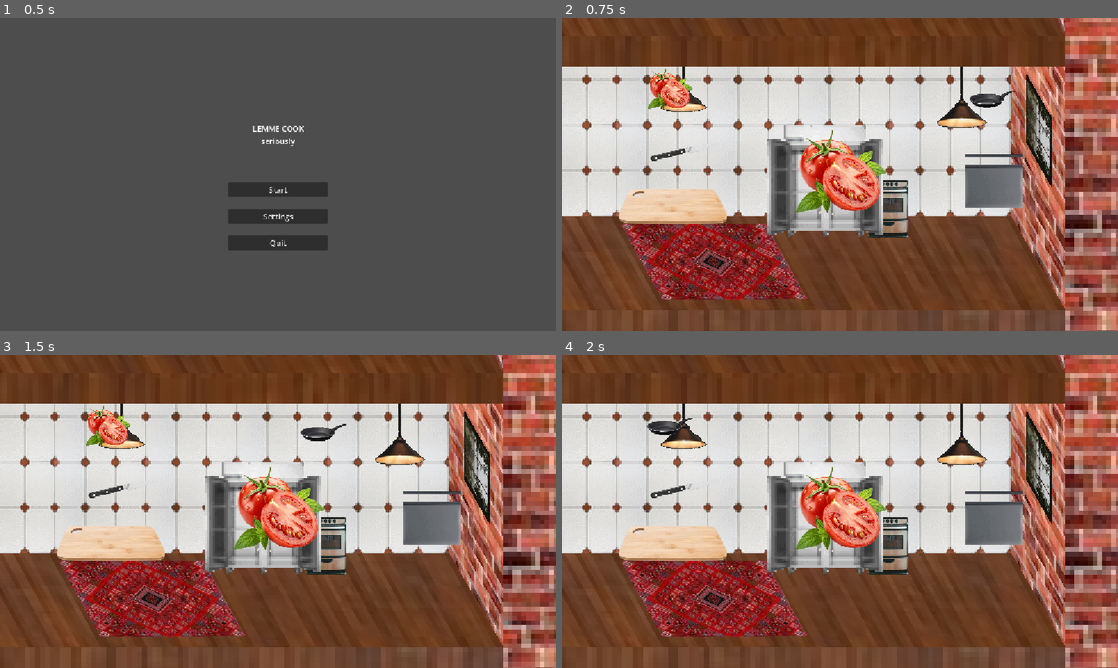
Above: before the commit, frames 1-4 (two rows, left to right).
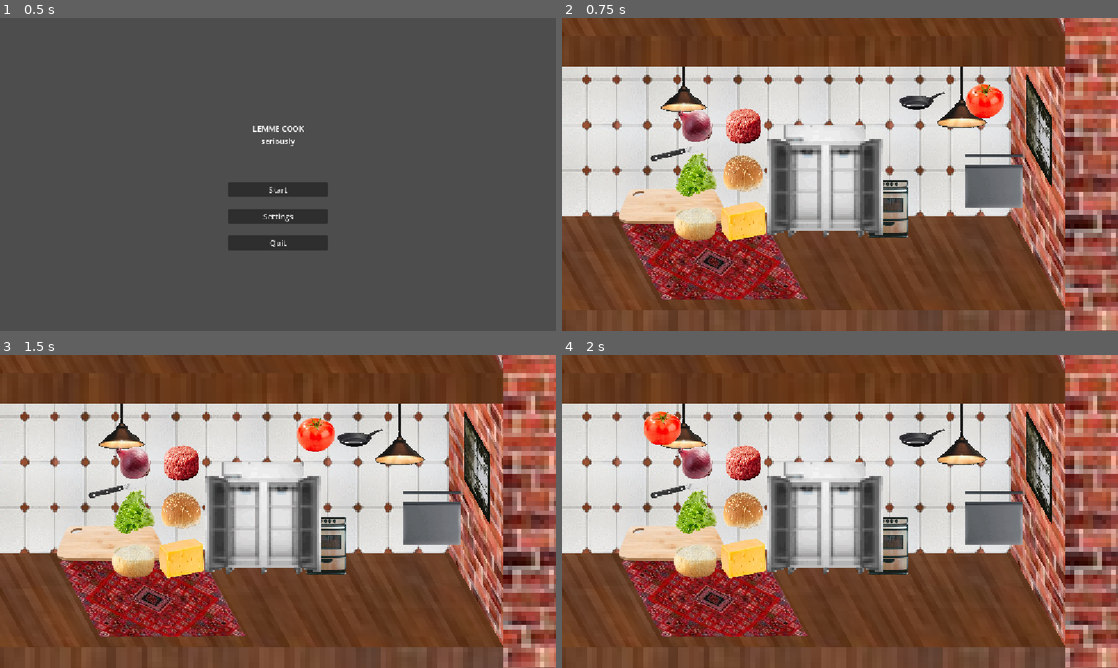
Above: after the commit, the same moments.

Repository: GrossKahn/lemme-cook
Game: Godot game, scene res://scenes/ui/menu.tscn
Two runs of this game, one before a commit and one after it. Both use one fixed random seed, a clock stepped at 60 frames per second and the inputs below.
Inputs (mouse positions are in pixels of both pictures, inside the frame that each line leads up to):
- Up to frame 1 (0.5 s): no input
- Up to frame 2 (0.75 s): click "Start" at 0.5 s
- Up to frame 3 (1.5 s): tap Enter at 1.25 s; drag from (428, 436) to (105, 426) at 1.27 s
- Up to frame 4 (2 s): no input

Frame 1 is identical in both runs. In frame 2, 8.1% of the frame differs, in the area x 15-82%, y 16-72%; in frame 3, 8.1%, in the area x 15-69%, y 16-72%; in frame 4, 7.4%.

Commit message:
Shitty Score System

Diff:
--- a/scenes/Main.tscn
+++ b/scenes/Main.tscn
@@ -24,6 +24,30 @@
 
 [node name="Node2D" type="Node2D" unique_id=1583293859]
 script = ExtResource("1_rarhs")
+
+[node name="IngredientList" type="Node2D" parent="." unique_id=1181223679]
+z_index = 10
+
+[node name="Tomato" parent="IngredientList" unique_id=2016581130 instance=ExtResource("1_elqb8")]
+position = Vector2(300, -150)
+
+[node name="Lettuce" parent="IngredientList" unique_id=1073637832 instance=ExtResource("1_elqb8")]
+position = Vector2(-300, 0)
+
+[node name="BunBottom" parent="IngredientList" unique_id=1923803838 instance=ExtResource("1_elqb8")]
+position = Vector2(-300, 100)
+
+[node name="BunTop" parent="IngredientList" unique_id=1850022086 instance=ExtResource("1_elqb8")]
+position = Vector2(-200, 0)
+
+[node name="Cheese" parent="IngredientList" unique_id=1396486154 instance=ExtResource("1_elqb8")]
+position = Vector2(-200, 100)
+
+[node name="PattyUncooked" parent="IngredientList" unique_id=725133447 instance=ExtResource("1_elqb8")]
+position = Vector2(-200, -100)
+
+[node name="Onion" parent="IngredientList" unique_id=1769680920 instance=ExtResource("1_elqb8")]
+position = Vector2(-300, -100)
 
 [node name="Node2D" type="Node2D" parent="." unique_id=924065703]
 position = Vector2(9, -29)
@@ -105,11 +129,8 @@
 skew = 0.50440013
 texture = ExtResource("7_bjd11")
 
-[node name="DishContainer" parent="." unique_id=1063629412 instance=ExtResource("1_0bbpv")]
-position = Vector2(316, -156)
-
-[node name="Ingredient" parent="." unique_id=1073637832 instance=ExtResource("1_elqb8")]
-position = Vector2(-353, -175)
+[node name="Pan" parent="." unique_id=1063629412 instance=ExtResource("1_0bbpv")]
+position = Vector2(170, -152)
 
 [node name="Camera2D" type="Camera2D" parent="." unique_id=164730218]
 
@@ -123,8 +144,6 @@
 [node name="Kitchen" parent="." unique_id=943151925 instance=ExtResource("4_rarhs")]
 position = Vector2(-31, 14)
 
-[node name="Ingredient2" parent="." unique_id=2016581130 instance=ExtResource("1_elqb8")]
-
 [node name="Bridge" parent="." unique_id=1513341203 instance=ExtResource("5_vcsgt")]
 position = Vector2(319, -40)
 
@@ -137,11 +156,11 @@
 [node name="GameManager" parent="." unique_id=207368279 instance=ExtResource("7_nxtc6")]
 
 [node name="GameTimer" type="Timer" parent="GameManager" unique_id=222038967]
-wait_time = 10.0
-one_shot = true
+wait_time = 15.0
 autostart = true
 
 [node name="SubmissionArea" type="Area2D" parent="." unique_id=221692160]
+position = Vector2(-22, 22)
 
 [node name="CollisionShape2D" type="CollisionShape2D" parent="SubmissionArea" unique_id=760291539]
 position = Vector2(335, 131)
--- a/scenes/main.gd
+++ b/scenes/main.gd
@@ -43,12 +43,63 @@
 
 # Called when the node enters the scene tree for the first time.
 func _ready() -> void:
-	$Ingredient2.setup("tomaaaaaaaaaaaaaato", load("res://tomato.png"), 200, 200)
-	$Ingredient.setup("tomato", load("res://tomato.png"), 100, 100)
-	$DishContainer.setup("pan", load("res://assets/appliance/pan.png"), 100, 100)
-	$Ingredient.set_acidity(5)
-	$Ingredient.set_sweetness(2)
-	$Ingredient.set_saltness(-2)
+	$IngredientList/Tomato.setup(
+		"tomato",
+		load("res://assets/ingredients/Tomato.png"),
+		100, 100,
+		["tomato"] as Array[String],
+		0.2, 0.7, 0.3, 0.1, 0.1, 0.5
+	)
+
+	$IngredientList/Lettuce.setup(
+		"lettuce",
+		load("res://assets/ingredients/Lettuce.png"),
+		100, 100,
+		["lettuce"] as Array[String],
+		0.3, 0.2, 0.2, 0.1, 0.1, 0.1
+	)
+
+	$IngredientList/BunBottom.setup(
+		"bun_bottom",
+		load("res://assets/ingredients/Bun Bottom.png"),
+		100, 100,
+		["bun", "bread"] as Array[String],
+		0.6, 0.2, 0.1, 0.5, 0.1, 0.4
+	)
+
+	$IngredientList/BunTop.setup(
+		"bun_top",
+		load("res://assets/ingredients/Bun Top.png"),
+		100, 100,
+		["bun", "bread"] as Array[String],
+		0.6, 0.2, 0.1, 0.5, 0.1, 0.4
+	)
+
+	$IngredientList/Cheese.setup(
+		"cheese",
+		load("res://assets/ingredients/Cheese.png"),
+		100, 100,
+		["cheese"] as Array[String],
+		0.3, 0.1, 0.1, 0.6, 0.1, 0.8
+	)
+
+	$IngredientList/PattyUncooked.setup(
+		"patty_uncooked",
+		load("res://assets/ingredients/Patty Uncooked.png"),
+		100, 100,
+		["meat", "patty"] as Array[String],
+		0.2, 0.1, 0.1, 0.4, 0.2, 0.9
+	)
+
+	$IngredientList/Onion.setup(
+		"onion",
+		load("res://assets/ingredients/Onion.png"),
+		100, 100,
+		["onion"] as Array[String],
+		0.2, 0.6, 0.8, 0.2, 0.6, 0.2
+	)
+
+	$Pan.setup("pan", load("res://assets/appliance/pan.png"), 100, 100)
 
 # Called every frame. 'delta' is the elapsed time since the previous frame.
 func _process(delta: float) -> void:
--- a/scripts/DishContainer.gd
+++ b/scripts/DishContainer.gd
@@ -122,12 +122,6 @@
 	bitterness += ingredient.bitterness
 	umami += ingredient.umami
 	key_tasteness.append(ingredient.key_taste)
-	print(sweetness)
-	print(acidity)
-	print(sourness)
-	print(saltness)
-	print(bitterness)
-	print(umami)
 
 
 
--- a/scripts/game_manager.gd
+++ b/scripts/game_manager.gd
@@ -14,26 +14,15 @@
 
 var recipes = {
 	"Nudeln mit Pesto": {
-		"key_taste": ["herbal", "savory", "rich"],
-		"ingredients": ["noodles", "pesto"],
-		"sweetness": 0.2,
-		"sourness": 0.0,
-		"acidity": 0.3,
-		"saltiness": 0.7,
-		"bitterness": 0.4,
-		"umami": 0.6
-	},
-
-	"Pizza": {
-		"key_taste": ["savory", "cheesy", "tomato"],
-		"ingredients": ["dough", "tomato", "cheese"],
-		"sweetness": 0.4,
-		"sourness": 0.0,
-		"acidity": 0.6,
-		"saltiness": 0.7,
-		"bitterness": 0.1,
-		"umami": 0.8
-	},
+		"key_taste": ["patty_uncooked", "tomato", "onion", "lettuce", "bun_top", "bun_bottom", "cheese"],
+		"ingredients": ["patty_uncooked", "tomato", "onion", "lettuce", "bun_top", "bun_bottom", "cheese"],
+		"sweetness": 2.4,
+		"sourness": 1.7,
+		"acidity": 2.1,
+		"saltiness": 2.4,
+		"bitterness": 1.3,
+		"umami": 3.3
+	}
 
 }
 # --- Public Onready ---
@@ -76,8 +65,6 @@
 	order.bitterness = 0.0
 	order.umami = 0.0
 	order.sourness = 0.0
-	for o in _finished_orders:
-		print(o.ingredients)
 
 
 
@@ -86,13 +73,12 @@
 func _create_new_order():
 	var new_order = Recipe.new()
 	var keys = recipes.keys()
-	var number = _rng.randi_range(0, 1)
+	var number = _rng.randi_range(0, 0)
 	var recipe = recipes[keys[number]]
-	print(recipe)
 
 	new_order.set_recipe(recipe)
-	print(new_order.key_taste)
 	_orders.append(new_order)
+	print("Created new Order!")
 
 
 # --- Private Engine Methods---
@@ -115,31 +101,44 @@
 
 func _on_game_timer_timeout() -> void:
 	#Game Over
+	print("Evaluating Orders")
 	# Evaluate all finished orders
 	if not _finished_orders.is_empty() and not _orders.is_empty():
+		print("Orders are not empty")
 		for i in range(_finished_orders.size()):
 			var order: Recipe = _orders[i]
 			var finished: Dictionary = _finished_orders[i]
 
 			if order.ingredients == finished["ingredients"]:
 				_score += 20
+				print("Ingredients are the same")
 			else:
 				_score -= 20
+				print("Ingredients are not the same")
 
 			_score += order.acidity - abs(order.acidity - finished["acidity"])
+			print("After acidity: ", _score)
 			_score += order.sweetness - abs(order.sweetness - finished["sweetness"])
+			print("After sweetness: ", _score)
 			_score += order.saltness - abs(order.saltness - finished["saltiness"])
+			print("After saltiness: ", _score)
 			_score += order.sourness - abs(order.sourness - finished["sourness"])
+			print("After sourness: ", _score)
 			_score += order.bitterness - abs(order.bitterness - finished["bitterness"])
+			print("After bitterness: ", _score)
 			_score += order.umami - abs(order.umami - finished["umami"])
+			print("After umami: ", _score)
 
 			for key_taste in order.key_taste:
 				if finished["key_taste"].has(key_taste):
+					print("Found Key Taste")
 					_score += 10
 				else:
+					print("Did not find key Taste")
 					_score -= 10
 
 	print("Score: ", _score)
+	get_tree().quit()
 
 
 
--- a/scripts/ingredient.gd
+++ b/scripts/ingredient.gd
@@ -38,9 +38,31 @@
 
 # --- Private Engine Methods---
 
+func setup(
+	ingredient_id: String,
+	texture: Texture2D,
+	width: int,
+	height: int,
+	key_taste: Array[String],
+	sweetness: float,
+	acidity: float,
+	sourness: float,
+	saltness: float,
+	bitterness: float,
+	umami: float
+) -> void:
+	id = ingredient_id
 
-func setup(ingredient_id: String, texture: Texture2D, width: float, height: float) -> void:
-	id = ingredient_id
+	# --- Taste data speichern ---
+	self.key_taste = key_taste.duplicate()
+
+	self.sweetness = sweetness
+	self.acidity = acidity
+	self.sourness = sourness
+	self.saltness = saltness
+	self.bitterness = bitterness
+	self.umami = umami
+
 	_sprite = Sprite2D.new()
 	_sprite.texture = texture
 
